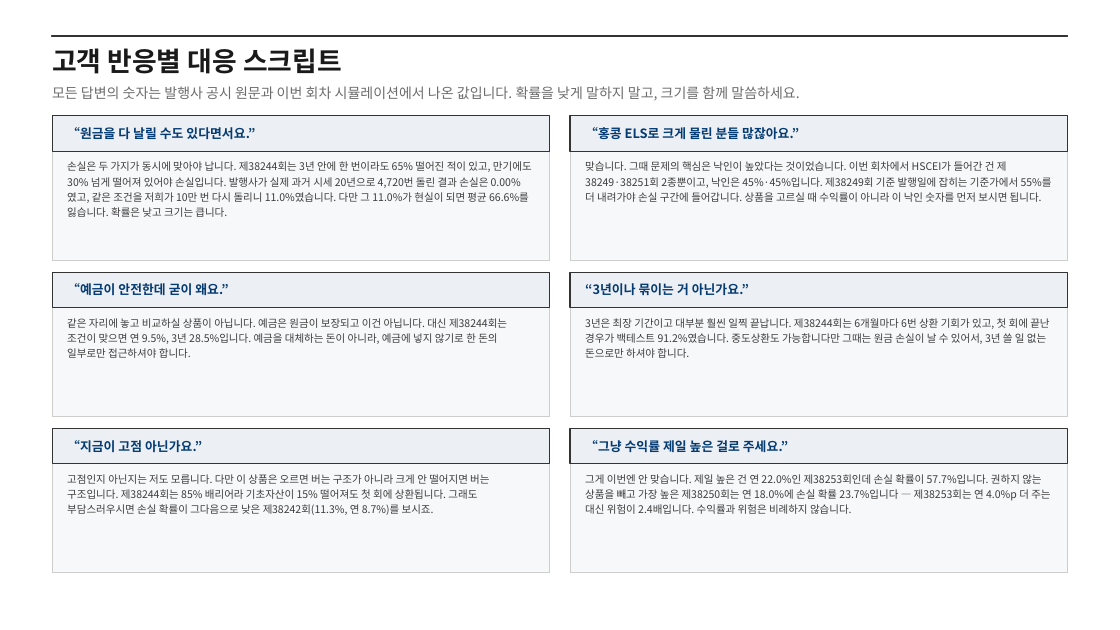
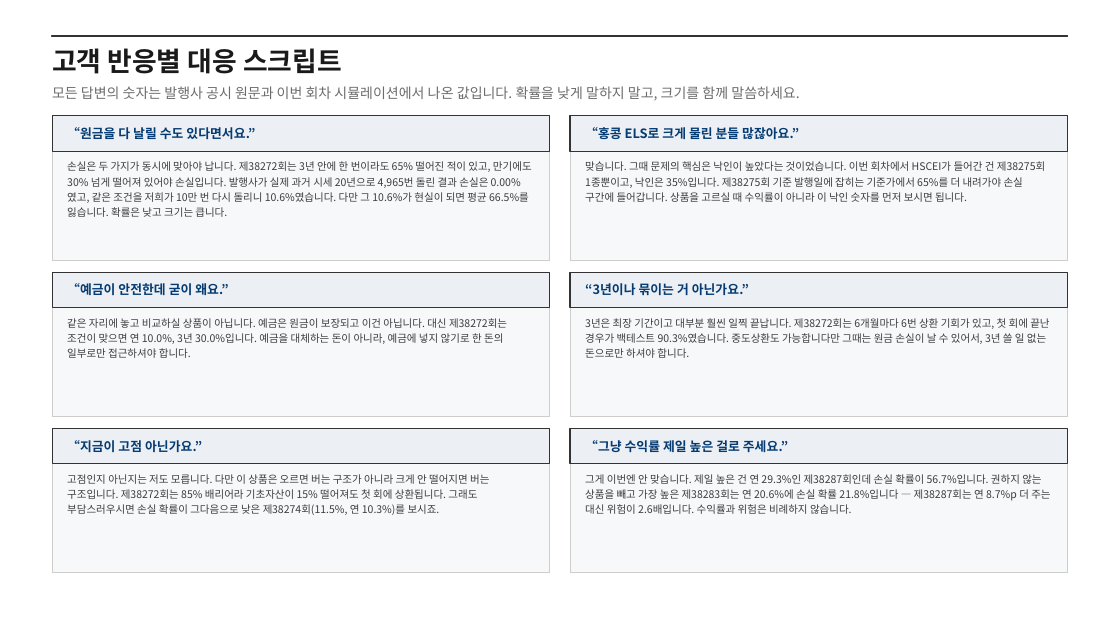
Before and after one commit to hanaroline/work_1, a slide deck: slide 7 of els-sales-deck.pptx. Drawn at 1120x630 pixels with LibreOffice and Linux fonts; fonts in the diff are those of the drawing. Boxes give left, top, right and bottom in pixels: in the first picture for what was removed or moved away, otherwise in the second. Text is boxed around its words. In the diff, an @@ line names an element or a change of style, - is before the commit and + after.

```diff
--- a/els-sales-deck.pptx
+++ b/els-sales-deck.pptx
@@ text at box(67, 161, 532, 217): text changed @@
-손실은 두 가지가 동시에 맞아야 납니다. 제38244회는 3년 안에 한 번이라도 65% 떨어진 적이 있고, 만기에도 30% 넘게 떨어져 있어야 손실입니다. 발행사가 실제 과거 시세 20년으로 4,720번 돌린 결과 손실은 0.00%였고, 같은 조건을 저희가 10만 번 다시 돌리니 11.0%였습니다. 다만 그 11.0%가 현실이 되면 평균 66.6%를 잃습니다. 확률은 낮고 크기는 큽니다.
+손실은 두 가지가 동시에 맞아야 납니다. 제38272회는 3년 안에 한 번이라도 65% 떨어진 적이 있고, 만기에도 30% 넘게 떨어져 있어야 손실입니다. 발행사가 실제 과거 시세 20년으로 4,965번 돌린 결과 손실은 0.00%였고, 같은 조건을 저희가 10만 번 다시 돌리니 10.6%였습니다. 다만 그 10.6%가 현실이 되면 평균 66.5%를 잃습니다. 확률은 낮고 크기는 큽니다.
@@ text at box(585, 161, 1045, 202): text changed @@
-맞습니다. 그때 문제의 핵심은 낙인이 높았다는 것이었습니다. 이번 회차에서 HSCEI가 들어간 건 제38249·38251회 2종뿐이고, 낙인은 45%·45%입니다. 제38249회 기준 발행일에 잡히는 기준가에서 55%를 더 내려가야 손실 구간에 들어갑니다. 상품을 고르실 때 수익률이 아니라 이 낙인 숫자를 먼저 보시면 됩니다.
+맞습니다. 그때 문제의 핵심은 낙인이 높았다는 것이었습니다. 이번 회차에서 HSCEI가 들어간 건 제38275회 1종뿐이고, 낙인은 35%입니다. 제38275회 기준 발행일에 잡히는 기준가에서 65%를 더 내려가야 손실 구간에 들어갑니다. 상품을 고르실 때 수익률이 아니라 이 낙인 숫자를 먼저 보시면 됩니다.
@@ text at box(67, 318, 507, 358): text changed @@
-같은 자리에 놓고 비교하실 상품이 아닙니다. 예금은 원금이 보장되고 이건 아닙니다. 대신 제38244회는 조건이 맞으면 연 9.5%, 3년 28.5%입니다. 예금을 대체하는 돈이 아니라, 예금에 넣지 않기로 한 돈의 일부로만 접근하셔야 합니다.
+같은 자리에 놓고 비교하실 상품이 아닙니다. 예금은 원금이 보장되고 이건 아닙니다. 대신 제38272회는 조건이 맞으면 연 10.0%, 3년 30.0%입니다. 예금을 대체하는 돈이 아니라, 예금에 넣지 않기로 한 돈의 일부로만 접근하셔야 합니다.
@@ text at box(585, 318, 1049, 358): text changed @@
-3년은 최장 기간이고 대부분 훨씬 일찍 끝납니다. 제38244회는 6개월마다 6번 상환 기회가 있고, 첫 회에 끝난 경우가 백테스트 91.2%였습니다. 중도상환도 가능합니다만 그때는 원금 손실이 날 수 있어서, 3년 쓸 일 없는 돈으로만 하셔야 합니다.
+3년은 최장 기간이고 대부분 훨씬 일찍 끝납니다. 제38272회는 6개월마다 6번 상환 기회가 있고, 첫 회에 끝난 경우가 백테스트 90.3%였습니다. 중도상환도 가능합니다만 그때는 원금 손실이 날 수 있어서, 3년 쓸 일 없는 돈으로만 하셔야 합니다.
@@ text at box(67, 474, 489, 515): text changed @@
-고점인지 아닌지는 저도 모릅니다. 다만 이 상품은 오르면 버는 구조가 아니라 크게 안 떨어지면 버는 구조입니다. 제38244회는 85% 배리어라 기초자산이 15% 떨어져도 첫 회에 상환됩니다. 그래도 부담스러우시면 손실 확률이 그다음으로 낮은 제38242회(11.3%, 연 8.7%)를 보시죠.
+고점인지 아닌지는 저도 모릅니다. 다만 이 상품은 오르면 버는 구조가 아니라 크게 안 떨어지면 버는 구조입니다. 제38272회는 85% 배리어라 기초자산이 15% 떨어져도 첫 회에 상환됩니다. 그래도 부담스러우시면 손실 확률이 그다음으로 낮은 제38274회(11.5%, 연 10.3%)를 보시죠.
@@ text at box(585, 474, 1050, 514): text changed @@
-그게 이번엔 안 맞습니다. 제일 높은 건 연 22.0%인 제38253회인데 손실 확률이 57.7%입니다. 권하지 않는 상품을 빼고 가장 높은 제38250회는 연 18.0%에 손실 확률 23.7%입니다 — 제38253회는 연 4.0%p 더 주는 대신 위험이 2.4배입니다. 수익률과 위험은 비례하지 않습니다.
+그게 이번엔 안 맞습니다. 제일 높은 건 연 29.3%인 제38287회인데 손실 확률이 56.7%입니다. 권하지 않는 상품을 빼고 가장 높은 제38283회는 연 20.6%에 손실 확률 21.8%입니다 — 제38287회는 연 8.7%p 더 주는 대신 위험이 2.6배입니다. 수익률과 위험은 비례하지 않습니다.
```
Also in this commit, not shown: 7 other slides changed, 18 other files.
